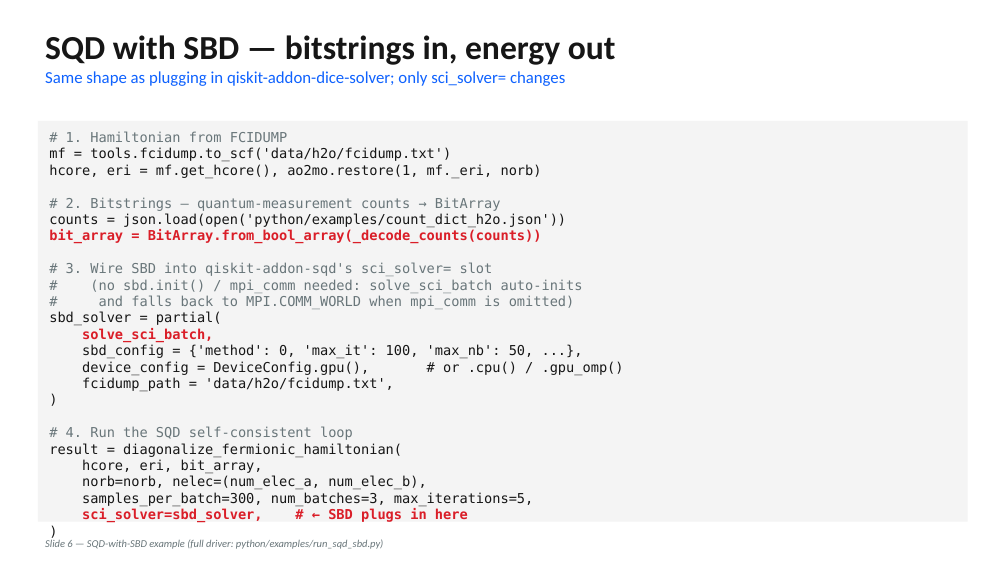
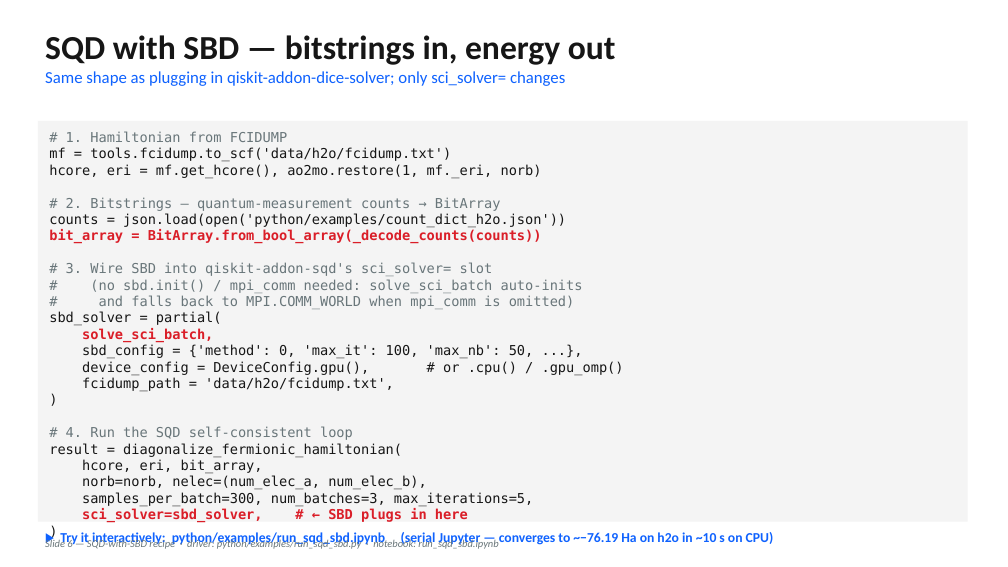
Before and after one commit to hfwen0502/sbd, a slide deck: slide 6 of .github/SBD_PYTHON_DECK.pptx. Drawn at 1008x567 pixels with LibreOffice and Linux fonts; fonts in the diff are those of the drawing. Boxes give left, top, right and bottom in pixels: in the first picture for what was removed or moved away, otherwise in the second. Text is boxed around its words. In the diff, an @@ line names an element or a change of style, - is before the commit and + after.

```diff
--- a/.github/SBD_PYTHON_DECK.pptx
+++ b/.github/SBD_PYTHON_DECK.pptx
@@ text at [45,538,498,549]: text changed @@
-Slide 6 — SQD-with-SBD example (full driver: python/examples/run_sqd_sbd.py)
+Slide 6 — SQD-with-SBD recipe · driver: python/examples/run_sqd_sbd.py · notebook: run_sqd_sbd.ipynb
@@ text added at [60,532,774,547], 13 pt, text #0F62FE, bold @@
+▶ Try it interactively: python/examples/run_sqd_sbd.ipynb (serial Jupyter — converges to ~−76.19 Ha on h2o in ~10 s on CPU)
```
Also in this commit, not shown: 2 other slides changed, 3 other files.
